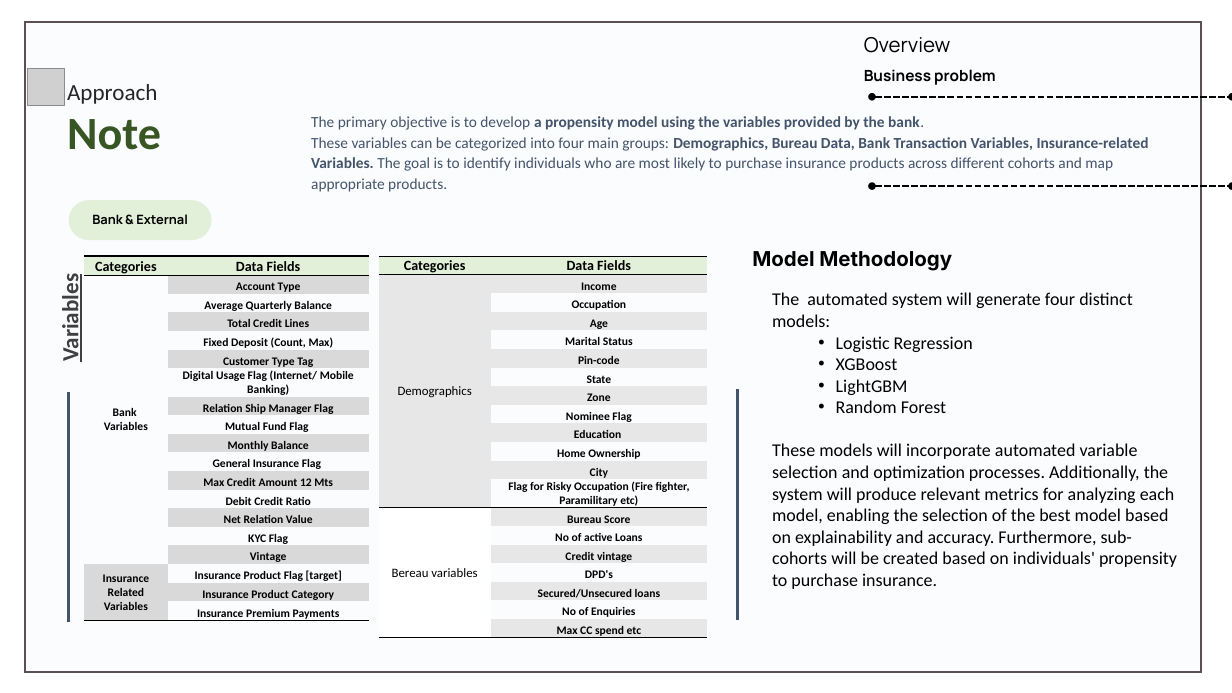
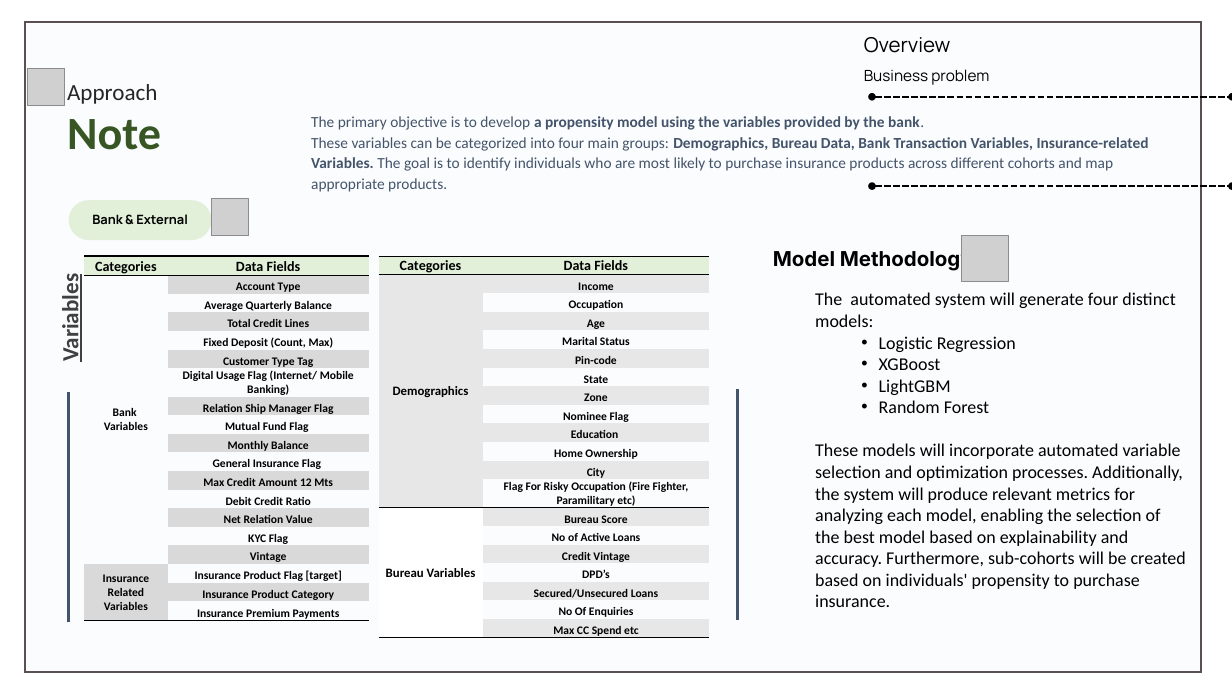
Before and after one commit to DwaipayanDutta/SAS_Data_model-Sample, a slide deck: slide 3 of Presentation/Model_Presentation.pptx. Drawn at 1232x693 pixels with LibreOffice and Linux fonts; fonts in the diff are those of the drawing; grey boxes stand for pictures. Boxes give left, top, right and bottom in pixels: in the first picture for what was removed or moved away, otherwise in the second. Text is boxed around its words. In the diff, an @@ line names an element or a change of style, - is before the commit and + after.

```diff
--- a/Presentation/Model_Presentation.pptx
+++ b/Presentation/Model_Presentation.pptx
@@ text "Business problem" at [864,69,989,85]: bold off @@
@@ picture added at [212,199,249,236] @@
@@ picture added at [962,236,1008,282] @@
@@ table at [379,256,710,642] @@
-row 13, column 2: Flag for Risky Occupation (Fire fighter, Paramilitary etc)
+row 13, column 2: Flag For Risky Occupation (Fire Fighter, Paramilitary etc)
-row 14, column 1: Bereau variables
+row 14, column 1: Bureau Variables
-row 15, column 2: No of active Loans
+row 15, column 2: No of Active Loans
-row 16, column 2: Credit vintage
+row 16, column 2: Credit Vintage
-row 17, column 2: DPD's
+row 17, column 2: DPD’s
-row 18, column 2: Secured/Unsecured loans
+row 18, column 2: Secured/Unsecured Loans
-row 19, column 2: No of Enquiries
+row 19, column 2: No Of Enquiries
-row 20, column 2: Max CC spend etc
+row 20, column 2: Max CC Spend etc
@@ bold on in "Demographics" @@
@@ text "Model Methodology": place and size @@
-text "Model Methodology" at [752,251,952,271]
+text "Model Methodology" at [773,249,973,272]
@@ text "The automated system will generate ..." rewrapped from [772,292,1177,589] to [815,292,1186,607] @@
```
Also in this commit, not shown: 3 other slides changed.
